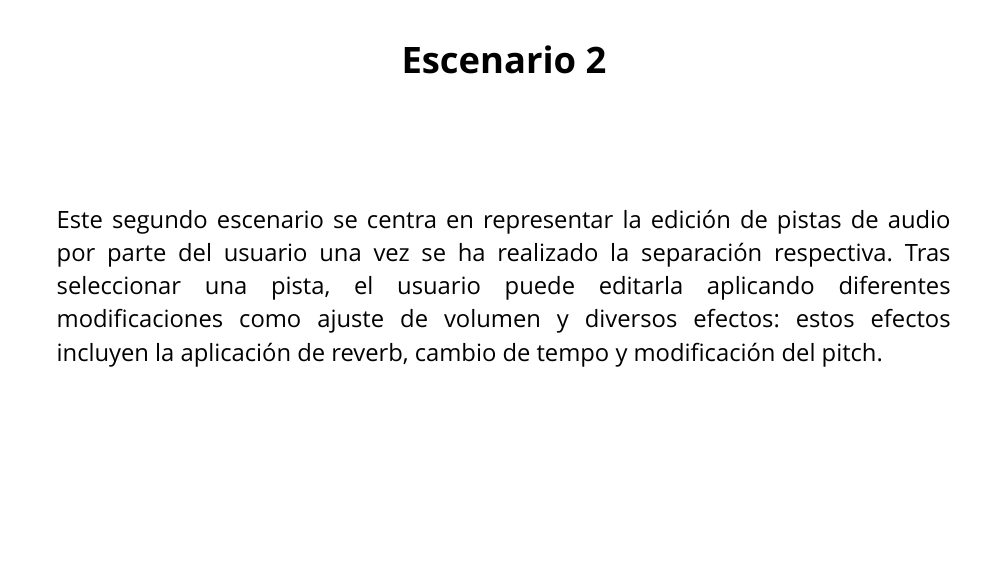
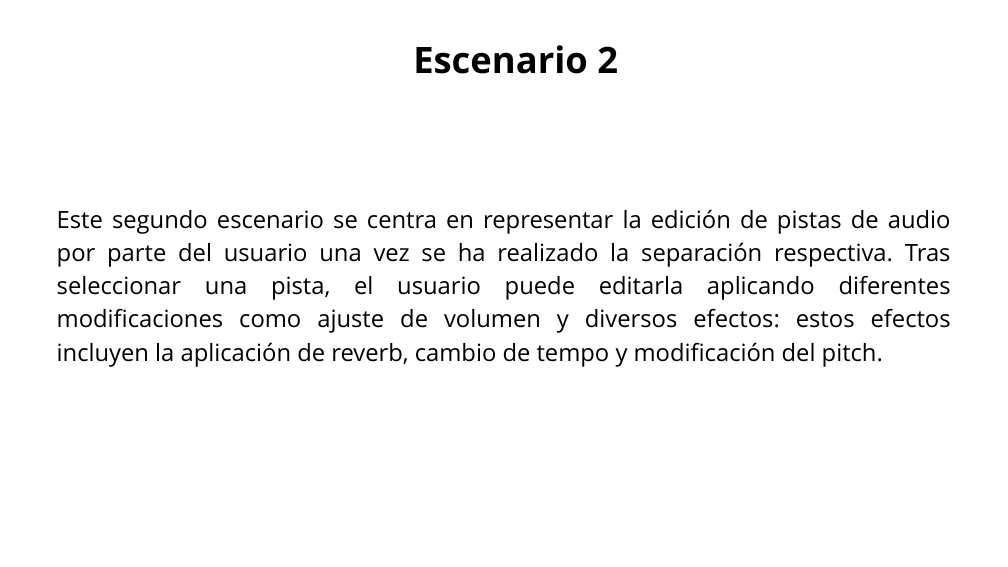
Before and after one commit to Jucer74/SoftwareArchitecture, a slide deck: slide 23 of Project/Views/SistemaSeparacionAudio.views.pptx. Drawn at 1008x567 pixels with LibreOffice and Linux fonts; fonts in the diff are those of the drawing. Boxes give left, top, right and bottom in pixels: in the first picture for what was removed or moved away, otherwise in the second. Text is boxed around its words. In the diff, an @@ line names an element or a change of style, - is before the commit and + after.

Commit message:
Edit slides

```diff
--- a/Project/Views/SistemaSeparacionAudio.views.pptx
+++ b/Project/Views/SistemaSeparacionAudio.views.pptx
@@ text "Escenario 2": place and size @@
-text "Escenario 2" at (402,45,607,74)
+text "Escenario 2" at (413,45,618,74)
```
Also in this commit, not shown: 17 other slides changed.
